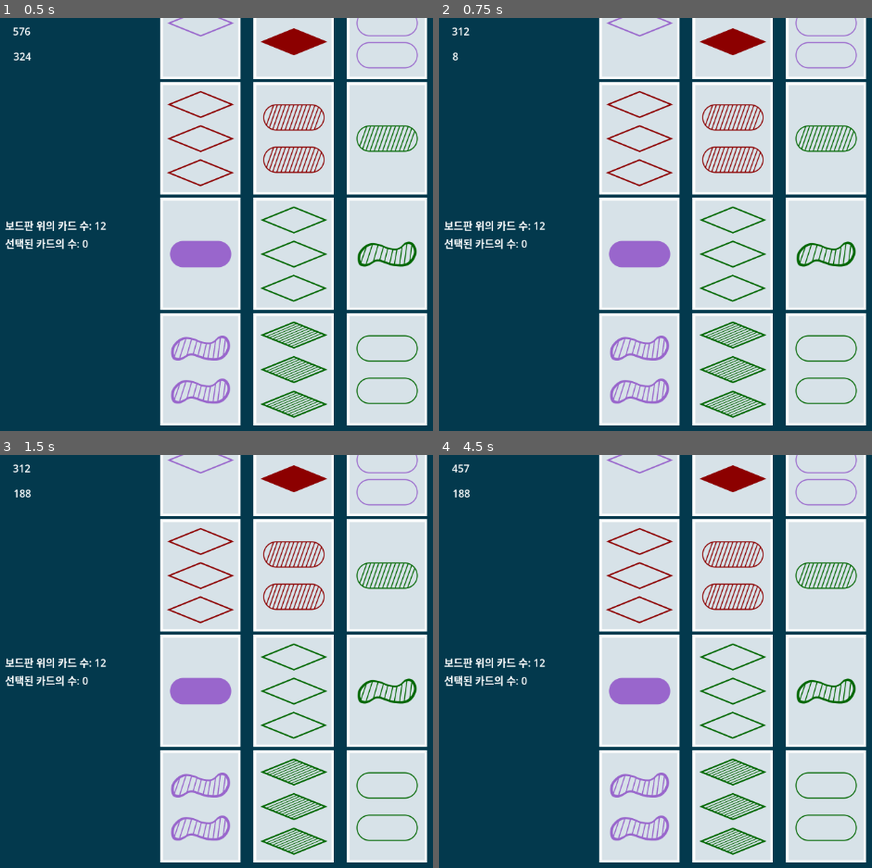
Above: before the commit, frames 1-4 (two rows, left to right).
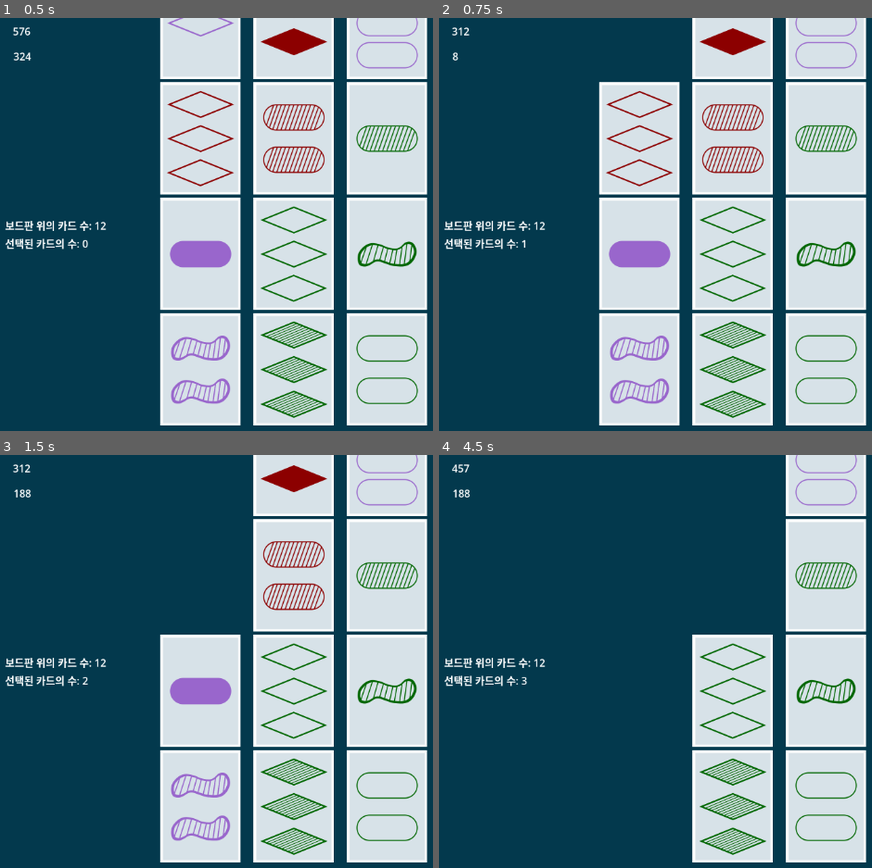
Above: after the commit, the same moments.

Repository: tubiky/boardgameSET
Game: Godot game, scene res://scenes/main.tscn
Same seed, same stepped clock (60 frames per second), same inputs: the game is played once before the commit and once after it.
Inputs (mouse positions are in pixels of both pictures, inside the frame that each line leads up to):
- Up to frame 1 (0.5 s): no input
- Up to frame 2 (0.75 s): tap Enter at 0.5 s; move the mouse to (638, 22) at 0.52 s; click (638, 22) at 0.67 s
- Up to frame 3 (1.5 s): tap Space at 1.25 s; move the mouse to (199, 574) at 1.27 s; click (199, 574) at 1.42 s
- Up to frame 4 (4.5 s): tap Enter at 2, 3.5 s; move the mouse to (638, 690) at 2.02 s; click (638, 690) at 2.17 s; tap Space at 2.75, 4.25 s; move the mouse to (638, 806) at 2.77 s; click (638, 806) at 2.92 s; move the mouse to (733, 459) at 3.52 s; click (733, 459) at 3.67 s; move the mouse to (733, 574) at 4.27 s; click (733, 574) at 4.42 s

Frame 1 is identical in both runs. In frame 2, 2.8% of the frame differs, in the area x 19-56%, y 0-56%; in frame 3, 8.0%; in frame 4, 26%, in the area x 19-78%, y 0-99%.

Commit message:
BoardGame SET Godot Version

Diff:
--- a/Singletons/GameManager.gd
+++ b/Singletons/GameManager.gd
@@ -1,6 +1,6 @@
 extends Node
 
-signal card_selected
+signal card_selected(Card)
 signal card_unselected
 signal cards_on_board_changed
 
@@ -19,11 +19,20 @@
 
 func _ready():
 	card_selected.connect(on_card_selected)
-	card_unselected.connect(on_card_unselected)
-	cards_on_board_changed.connect(_on_cards_on_board_changed)
 
-func on_card_selected():
-	print("Card Selected")
+
+func _process(_delta):
+	pass
+
+func on_card_selected(card: Card):
+	if selected_cards.size() < 3:
+		selected_cards.append(card)
+		print("Card Selected: ", card.figureColor, " ", card.figureQuantity, " ", card.figureShade, " ", card.figureShape, card.position)
+
+	else:
+		for c in selected_cards:
+			pass
+
 
 
 func on_card_unselected():
--- a/scenes/board.tscn
+++ b/scenes/board.tscn
@@ -8,6 +8,7 @@
 anchor_bottom = 1.0
 grow_horizontal = 2
 grow_vertical = 2
+mouse_filter = 2
 color = Color(0.0109495, 0.223192, 0.301765, 1)
 script = ExtResource("1_artg7")
 
@@ -18,6 +19,7 @@
 anchor_bottom = 1.0
 grow_horizontal = 2
 grow_vertical = 2
+mouse_filter = 2
 theme_override_constants/margin_left = 8
 theme_override_constants/margin_top = 8
 theme_override_constants/margin_right = 8
@@ -25,10 +27,12 @@
 
 [node name="HBoxContainer" type="HBoxContainer" parent="MarginContainer"]
 layout_mode = 2
+mouse_filter = 2
 
 [node name="VBoxContainer" type="VBoxContainer" parent="MarginContainer/HBoxContainer"]
 layout_mode = 2
 size_flags_horizontal = 0
+mouse_filter = 2
 alignment = 1
 
 [node name="TotalCardCount" type="Label" parent="MarginContainer/HBoxContainer/VBoxContainer"]
@@ -46,4 +50,5 @@
 [node name="GridContainer" type="GridContainer" parent="MarginContainer/HBoxContainer"]
 custom_minimum_size = Vector2(812, 0)
 layout_mode = 2
+mouse_filter = 2
 columns = 5
--- a/scripts/card.gd
+++ b/scripts/card.gd
@@ -2,24 +2,26 @@
 
 class_name Card
 
+signal selected
 
 var color: Array[Color] = [Color.FIREBRICK, Color.DARK_GREEN, Color.MEDIUM_PURPLE]
 
-
-@onready var is_selected : bool = false
-@onready var is_under_mouse : bool = false
 @onready var area2Dnode = Area2D.new()
 @onready var collisionShapeNode = CollisionShape2D.new()
 @onready var rectangle = RectangleShape2D.new()
 @onready var background_image = Sprite2D.new()
 @onready var card_image = Sprite2D.new()
 
-
 @export_group("Card Values")
 @export_enum("Rhombus", "Oval", "Peanut") var figureShape: String = "Rhombus"
 @export_enum("Red", "Green", "Purple") var figureColor: String = "Purple"
 @export_enum("Full", "Slash", "Empty") var figureShade: String = "Full"
 @export_range(1, 3) var figureQuantity: int = 3
+
+@export_group("Card Status")
+@onready var is_selected : bool = false
+@onready var is_mouse_over : bool = false
+
 
 
 # Called when the node enters the scene tree for the first time.
@@ -39,24 +41,32 @@
 	area2Dnode.mouse_entered.connect(on_mouse_entered)
 	area2Dnode.mouse_exited.connect(on_mouse_exited)
 
+	selected.connect(GameManager.on_card_selected.bind(self))
+
 
 	apply_shader_to_sprite(card_image)
 
+func emit_selected_signal():
+	selected.emit()
+
+
+func toggle_is_mouse_over():
+	is_mouse_over = !is_mouse_over
 
 func on_mouse_entered():
-	self.is_under_mouse = true
-	if self.is_selected != false && Input.is_mouse_button_pressed(MOUSE_BUTTON_LEFT):
-		self.is_selected = !self.is_selected
-		print("Mouse Entered ", is_under_mouse)
-		#print(self.figureColor, self.figureQuantity, self.figureShade, self.figureShape)
-		#apply_card_selected_to_background(background_image)
-		GameManager.card_selected.emit()
+	if is_mouse_over:
+		return
+	else:
+		toggle_is_mouse_over()
+		apply_card_selected_to_background(background_image)
 
 
 func on_mouse_exited():
-	self.is_under_mouse = false
-	print("Mouse exited ", is_under_mouse)
-
+	if !is_mouse_over:
+		return
+	else:
+		toggle_is_mouse_over()
+		apply_card_selected_to_background(background_image)
 
 
 func _init(shape, hue, shade, quantity):
@@ -67,12 +77,14 @@
 
 
 func _process(_delta):
-	pass
+	if self.is_mouse_over and Input.is_mouse_button_pressed(MOUSE_BUTTON_LEFT):
+		GameManager.card_selected.emit(self)
+		self.queue_free()
 
 func apply_card_selected_to_background(sprite: Sprite2D):
 	var shader = Shader.new()
 
-	if self.is_selected == true:
+	if self.is_mouse_over == true:
 		shader.code = """
 		shader_type canvas_item;
 
